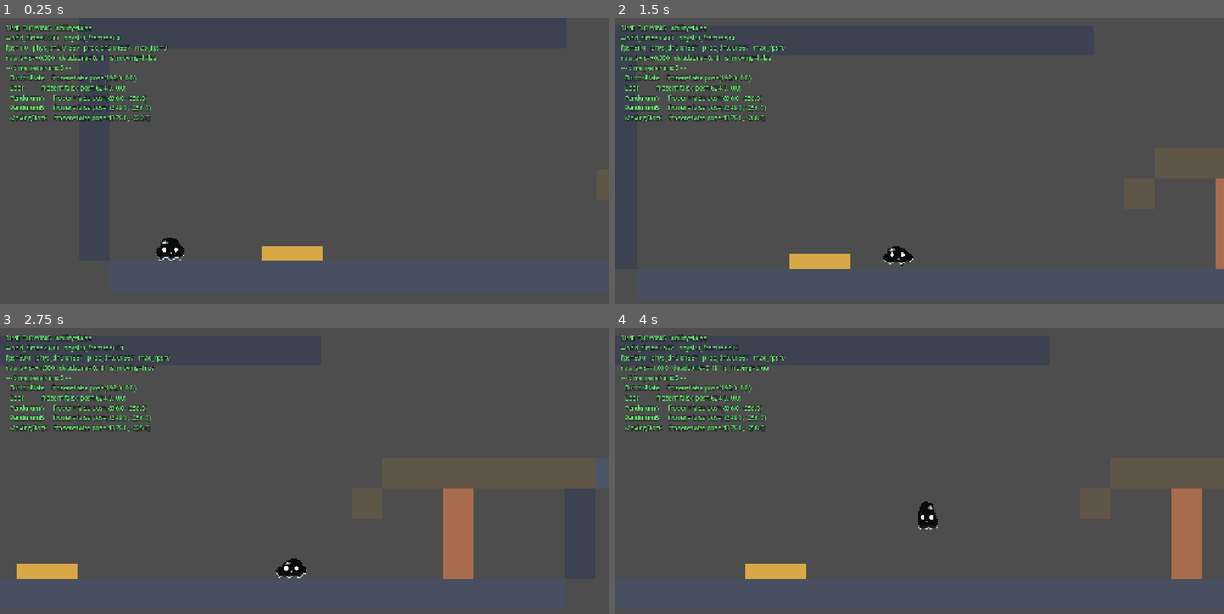
Above: before the commit, frames 1-4 (two rows, left to right).
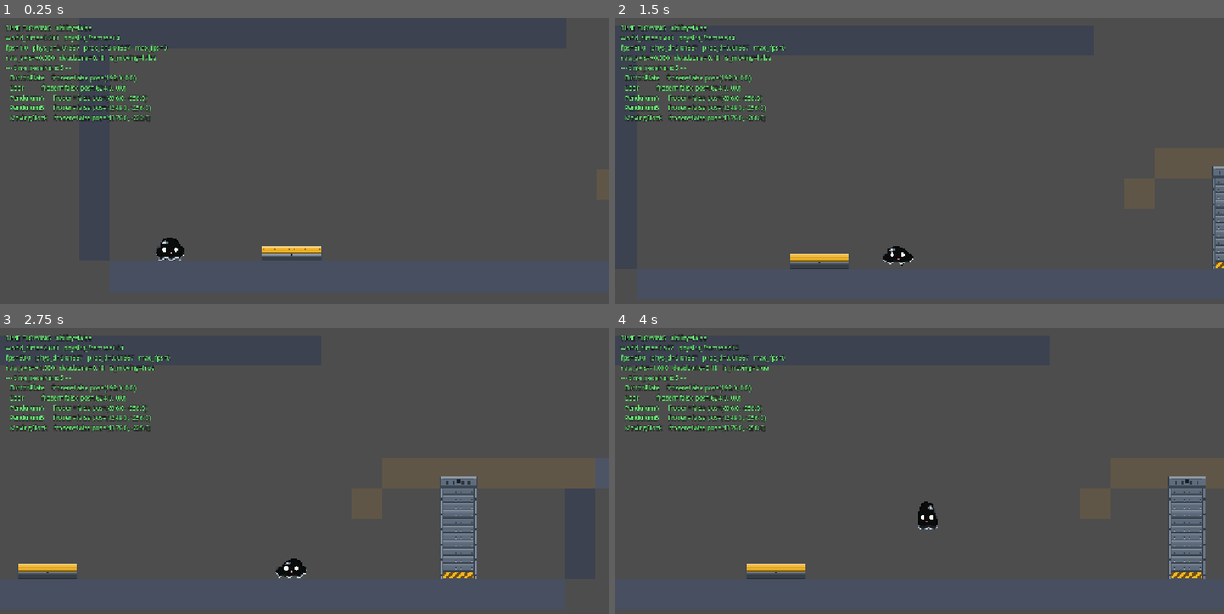
Above: after the commit, the same moments.

Repository: xiaoyukuki/upstream
Game: Godot game, scene res://scenes/levels/main.tscn
Same seed, same stepped clock (60 frames per second), same inputs: the game is played once before the commit and once after it.
Inputs (mouse positions are in pixels of both pictures, inside the frame that each line leads up to):
- Up to frame 1 (0.25 s): no input
- Up to frame 2 (1.5 s): tap Enter at 0.5 s; move the mouse to (1053, 172) at 0.52 s; hold D (move_right) 0.53-1.25 s; click (1053, 172) at 0.67 s; tap Space (jump) at 0.77 s; drag from (797, 206) to (889, 258) at 1.27 s
- Up to frame 3 (2.75 s): move the mouse to (365, 425) at 2.02 s; hold D (move_right) from 2.03 s (still down)
- Up to frame 4 (4 s): release D (move_right) at 2.75 s; drag from (889, 568) to (1132, 565) at 2.77 s; move the mouse to (1102, 551) at 3.52 s; hold A (move_left) from 3.53 s (still down); tap Space (jump) at 3.77 s

The runs differ from the first frame. In frame 1, 0.5% of the frame differs, in the area x 43-53%, y 79-85%; in frame 2, 1.1%; in frame 3, 2.5%; in frame 4, 2.6%, in the area x 21-97%, y 51-88%.

Commit message:
[art] 门与按钮换成无缝平铺立绘，删掉逐实例调色（D25）

Diff:
--- /dev/null
+++ b/assets/props/props.json
@@ -0,0 +1,107 @@
+{
+  "style": "ab",
+  "door_body": "deep",
+  "button_face": "accent2",
+  "led_socket": [
+    21,
+    30,
+    37
+  ],
+  "led_lit": [
+    158,
+    209,
+    227
+  ],
+  "button_socket": [
+    26,
+    38,
+    46
+  ],
+  "end_shade": [
+    67,
+    75,
+    86
+  ],
+  "m5_style": "g",
+  "gate_led_locked": [
+    250,
+    190,
+    74
+  ],
+  "gate_led_lit": [
+    182,
+    242,
+    248
+  ],
+  "gate_curtain": [
+    110,
+    230,
+    240
+  ],
+  "parts": {
+    "door_slat": [
+      16,
+      8
+    ],
+    "door_bottom": [
+      16,
+      8
+    ],
+    "door_jamb": [
+      4,
+      16
+    ],
+    "door_header": [
+      16,
+      12
+    ],
+    "door_header_cap_l": [
+      4,
+      12
+    ],
+    "door_header_cap_r": [
+      4,
+      12
+    ],
+    "button_top": [
+      16,
+      8
+    ],
+    "button_base": [
+      16,
+      8
+    ],
+    "spike_unit": [
+      16,
+      16
+    ],
+    "bar_pole_l": [
+      10,
+      18
+    ],
+    "bar_pole_r": [
+      10,
+      18
+    ],
+    "bar_live": [
+      16,
+      18
+    ],
+    "bar_off": [
+      16,
+      18
+    ],
+    "key_card": [
+      14,
+      10
+    ],
+    "terminal_idle": [
+      32,
+      12
+    ],
+    "terminal_saved": [
+      32,
+      12
+    ]
+  }
+}
--- a/scenes/objects/button_plate/button_plate.gd
+++ b/scenes/objects/button_plate/button_plate.gd
@@ -9,6 +9,9 @@
 ## 节点原点 = 面板底边中心（贴地）。触发带由 `sensor_height` 自动生成，
 ## 带心固定在 -Player.COLLISION_HALF_HEIGHT：Area2D 判的是碰撞盒重叠，
 ## 而玩家碰撞盒中心在地面以上 15 px，带子跨过那条线才踩得动。摆的时候不用管这个数。
+##
+## 立绘（D25）= 无缝平铺零件（`assets/props/`）：琥珀踩面 16x8 + 钢座 16x8（前唇 3 行、凹槽 5 行）。
+## 踩下时踩面沉进凹槽、前唇挡在它前面，前唇中央的青灯亮；调色板固定，不提供逐实例调色。
 ##
 ## @tool：改 width/sensor_height/press_depth 立刻重画面板与触发带。
 
@@ -27,24 +30,27 @@
 		sensor_height = value
 		_rebuild()
 
-## 面板踩下时下沉的像素数。
+## 面板踩下时下沉的像素数。凹槽只有 8 px 深，超过 8 的部分画面上夹住（见 `_draw`）。
 @export var press_depth: float = 8.0:
 	set(value):
 		press_depth = value
 		_rebuild()
 
-@export var plate_color: Color = Color(0.85, 0.66, 0.28):
-	set(value):
-		plate_color = value
-		_rebuild()
-
 var is_pressed: bool = false
 
 var _pending_unpress: bool = false
+## 面板当前下沉量（0..8），用真实 delta 缓动，见 `_process`。
+var _sink: float = 0.0
+
+const TEX_TOP: Texture2D = preload("res://assets/props/button_top.png")
+const TEX_BASE: Texture2D = preload("res://assets/props/button_base.png")
+## 数值与 props.json 的 end_shade / button_socket / led_lit 同源，verify_kit 会比对两边。
+const END_SHADE: Color = Color8(67, 75, 86)
+const SOCKET: Color = Color8(26, 38, 46)
+const LED_LIT: Color = Color8(158, 209, 227)
 
 @onready var _receiver: TimeReceiver = $TimeReceiver
 @onready var _collision: CollisionShape2D = $CollisionShape2D
-@onready var _visual: Polygon2D = $Visual
 
 
 func _ready() -> void:
@@ -57,8 +63,13 @@
 	if Engine.is_editor_hint():
 		return
 	# 用真实 delta：按钮面板是玩家身体的直接反馈，玩家豁免时停。
-	var target: float = press_depth if is_pressed else 0.0
-	_visual.position.y = lerpf(_visual.position.y, target, 1.0 - exp(-24.0 * delta))
+	var target: float = minf(press_depth, 8.0) if is_pressed else 0.0
+	var next: float = lerpf(_sink, target, 1.0 - exp(-24.0 * delta))
+	if absf(target - next) < 0.01:
+		next = target
+	if next != _sink:
+		_sink = next
+		queue_redraw()
 
 
 func _physics_process(_delta: float) -> void:
@@ -96,6 +107,7 @@
 		return
 	is_pressed = value
 	pressed_changed.emit(value)
+	queue_redraw()
 
 
 ## 只在值真的变了时才写，避免 @tool 每次装载场景都把编辑器标成「未保存修改」。
@@ -110,13 +122,35 @@
 	var band_center := Vector2(0.0, -Player.COLLISION_HALF_HEIGHT)
 	if _collision.position != band_center:
 		_collision.position = band_center
-	var polygon := PackedVector2Array([
-		Vector2(-width * 0.5, -16.0),
-		Vector2(width * 0.5, -16.0),
-		Vector2(width * 0.5, 0.0),
-		Vector2(-width * 0.5, 0.0),
-	])
-	if _visual.polygon != polygon:
-		_visual.polygon = polygon
-	if _visual.color != plate_color:
-		_visual.color = plate_color
+	queue_redraw()
+
+
+## 立绘三遍：凹槽内壁在面板后、面板、前唇在面板前。踩下时面板顶落到前唇顶那条线，
+## 露出来的只有前唇以下那截 —— 「沉进座里」靠遮挡关系读，不靠整块位移。
+## 零件横向平铺、右缘裁余料，width 填任意值都对得齐。
+func _draw() -> void:
+	var x0: float = -width * 0.5
+	var sink: float = clampf(_sink, 0.0, 8.0)
+	var top_y: float = -16.0 + sink
+	_tile(TEX_BASE, x0, -5.0, width, 5.0, 3.0)
+	_tile(TEX_TOP, x0, top_y, width, 8.0)
+	_tile(TEX_BASE, x0, -8.0, width, 3.0)
+	draw_rect(Rect2(x0, top_y, 1.0, -top_y), END_SHADE)
+	draw_rect(Rect2(x0 + width - 1.0, top_y, 1.0, -top_y), END_SHADE)
+	draw_rect(Rect2(-1.0, -8.0, 2.0, 2.0), SOCKET)
+	if is_pressed:
+		draw_rect(Rect2(-1.0, -8.0, 2.0, 2.0), LED_LIT)
+
+
+func _tile(tex: Texture2D, x: float, y: float, w: float, h: float, src_y: float = 0.0) -> void:
+	var cw: float = tex.get_width()
+	var ch: float = tex.get_height() - src_y
+	var cx: float = x
+	while cx < x + w - 0.001:
+		var tw: float = minf(cw, x + w - cx)
+		var cy: float = y
+		while cy < y + h - 0.001:
+			var th: float = minf(ch, y + h - cy)
+			draw_texture_rect_region(tex, Rect2(cx, cy, tw, th), Rect2(0.0, src_y, tw, th))
+			cy += th
+		cx += tw
--- a/scenes/objects/button_plate/button_plate.tscn
+++ b/scenes/objects/button_plate/button_plate.tscn
@@ -1,24 +1,20 @@
-[gd_scene load_steps=4 format=3]
+[gd_scene format=3 uid="uid://bsdanerrbebbj"]
 
-[ext_resource type="Script" path="res://scenes/objects/button_plate/button_plate.gd" id="1"]
-[ext_resource type="Script" path="res://components/time_receiver.gd" id="2"]
+[ext_resource type="Script" uid="uid://bxxid1jbgnsha" path="res://scenes/objects/button_plate/button_plate.gd" id="1"]
+[ext_resource type="Script" uid="uid://dh02tvlfh77fj" path="res://components/time_receiver.gd" id="2"]
 
 [sub_resource type="RectangleShape2D" id="RectangleShape2D_sensor"]
 size = Vector2(64, 24)
 
-[node name="ButtonPlate" type="Area2D"]
+[node name="ButtonPlate" type="Area2D" unique_id=1995099912]
 collision_layer = 8
 collision_mask = 2
 monitorable = false
 script = ExtResource("1")
 
-[node name="CollisionShape2D" type="CollisionShape2D" parent="."]
+[node name="CollisionShape2D" type="CollisionShape2D" parent="." unique_id=455598449]
 position = Vector2(0, -15)
 shape = SubResource("RectangleShape2D_sensor")
 
-[node name="Visual" type="Polygon2D" parent="."]
-polygon = PackedVector2Array(-32, -16, 32, -16, 32, 0, -32, 0)
-color = Color(0.85, 0.66, 0.28, 1)
-
-[node name="TimeReceiver" type="Node" parent="."]
+[node name="TimeReceiver" type="Node" parent="." unique_id=1628952413]
 script = ExtResource("2")
--- a/scenes/objects/door/door.gd
+++ b/scenes/objects/door/door.gd
@@ -21,6 +21,11 @@
 ## 关门压到玩家头顶时**停住**，不是把人挤开：StaticBody2D 改尺寸推不动任何 body，
 ## 旧版那一下横弹是玩家下一帧 `move_and_slide()` 发现自己陷进门板后的脱困副产物。
 ## 夹的仍然只是 `_progress`，所以"碰撞体 == 画出来的门扇"与纯函数位置模型都不破。
+##
+## 立绘（D25）= 无缝平铺零件（`assets/props/`，`tools/gen_props.py --emit` 落盘）：
+## 门柱 4x16、门楣 16x12 + 4x12 端帽、卷帘板 16x8、底边警示条 16x8，`_draw()` 按当前开度平铺。
+## 调色板固定为 AB 实验室一套（深钢 + 琥珀警示 + 青状态灯），不再提供逐实例调色 ——
+## 明度对比是和白墙/钢地量出来的契约，任改一个色就可能让门融进背景。
 ##
 ## @tool：检查器里改 height/width 立刻反映到门扇与碰撞体，摆门不用先运行游戏。
 
@@ -53,11 +58,6 @@
 		trigger = value
 		_reconnect_trigger()
 
-@export var panel_color: Color = Color(0.66, 0.42, 0.3):
-	set(value):
-		panel_color = value
-		_apply(_progress)
-
 var is_open: bool = false
 ## 关门时撞上了玩家头顶、正停在他的头骨上。给日志与自测读，不参与任何判定。
 var is_blocked: bool = false
@@ -85,10 +85,21 @@
 const HOLD_MARGIN: float = 0.5
 ## 停在头顶时留的手动余量，见 `_clamp_squeeze`。
 const CONTACT_SLACK: float = 0.1
+## 立绘零件（D25）：tools/gen_props.py --emit 落盘，尺寸清单在 assets/props/props.json。
+## 门扇可见高度逐帧在变，整张纹理要么拉伸要么写死尺寸，所以立绘只能是无缝平铺的小零件。
+const TEX_SLAT: Texture2D = preload("res://assets/props/door_slat.png")
+const TEX_BOTTOM: Texture2D = preload("res://assets/props/door_bottom.png")
+const TEX_JAMB: Texture2D = preload("res://assets/props/door_jamb.png")
+const TEX_HEADER: Texture2D = preload("res://assets/props/door_header.png")
+const TEX_HEADER_L: Texture2D = preload("res://assets/props/door_header_cap_l.png")
+const TEX_HEADER_R: Texture2D = preload("res://assets/props/door_header_cap_r.png")
+## 状态灯靠明度编码（亮/灭差在明度不只是色相），M3 去饱和后仍读得出「开着」。
+## 数值与 props.json 的 led_socket / led_lit 同源，verify_kit 会比对两边。
+const LED_SOCKET: Color = Color8(21, 30, 37)
+const LED_LIT: Color = Color8(158, 209, 227)
 
 @onready var _receiver: TimeReceiver = $TimeReceiver
 @onready var _collision: CollisionShape2D = $CollisionShape2D
-@onready var _visual: Polygon2D = $Visual
 
 
 func _ready() -> void:
@@ -181,6 +192,7 @@
 	is_open = value
 	_direction = 1 if value else -1
 	open_changed.emit(value)
+	queue_redraw()
 
 
 ## 换触发源必须先解掉旧连接：在检查器里改一次属性就重连一次，
@@ -224,8 +236,9 @@
 		queue_redraw()
 
 
-## 辅助线只给摆图的人看，运行时不该出现在画面里 —— 与触发带同一原则。
+## 立绘任何进程都画；触发源辅助线只给摆图的人看，运行时不该出现在画面里 —— 与触发带同一原则。
 func _draw() -> void:
+	_draw_shutter()
 	if not Engine.is_editor_hint():
 		return
 	var source: Node = _trigger_source()
@@ -235,6 +248,52 @@
 	_link_end = point
 	draw_line(Vector2.ZERO, point, LINK_COLOR, 2.0)
 	draw_circle(point, 5.0, LINK_COLOR)
+
+
+## 门柱 / 门楣 / 卷帘 / 警示底边都按当前尺寸平铺零件，右缘底缘裁余料，
+## 所以 width / height 填任意值都对得齐（导出项不保证是 16 的倍数）。
+## 冻结时 _physics_process 不调 _apply，开度停在当前值，画出来的也就是当前值，没有中间态。
+func _draw_shutter() -> void:
+	var x0: float = -width * 0.5
+	var top: float = -height
+	_tile(TEX_JAMB, x0 - 4.0, top - 12.0, 4.0, height + 12.0)
+	_tile(TEX_JAMB, x0 + width, top - 12.0, 4.0, height + 12.0)
+	draw_texture_rect_region(TEX_HEADER_L, Rect2(x0 - 4.0, top - 12.0, 4.0, 12.0), Rect2(0.0, 0.0, 4.0, 12.0))
+	_tile(TEX_HEADER, x0, top - 12.0, width, 12.0)
+	draw_texture_rect_region(TEX_HEADER_R, Rect2(x0 + width, top - 12.0, 4.0, 12.0), Rect2(0.0, 0.0, 4.0, 12.0))
+	draw_rect(Rect2(-2.0, top - 8.0, 4.0, 4.0), LED_SOCKET)
+	if is_open:
+		draw_rect(Rect2(-1.0, top - 7.0, 2.0, 2.0), LED_LIT)
+	# 向整像素行对齐只许往收的方向舍：四舍五入会把门底画得比碰撞体低半像素，
+	# 看上去就是门压进了玩家头顶（接触让位保证的是碰撞体，画面不能比它更狠）。
+	var vis: float = floorf(height * (1.0 - _progress))
+	if vis <= 0.0:
+		return
+	var band: float = minf(8.0, vis)
+	if vis - band > 0.0:
+		_tile(TEX_SLAT, x0, top, width, vis - band)
+	_tile(TEX_BOTTOM, x0, top + vis - band, width, band)
+
+
+func _tile(tex: Texture2D, x: float, y: float, w: float, h: float) -> void:
+	var cw: float = tex.get_width()
+	var ch: float = tex.get_height()
+	var cx: float = x
+	while cx < x + w - 0.001:
+		var tw: float = minf(cw, x + w - cx)
+		var cy: float = y
+		while cy < y + h - 0.001:
+			var th: float = minf(ch, y + h - cy)
+			draw_texture_rect_region(tex, Rect2(cx, cy, tw, th), Rect2(0.0, 0.0, tw, th))
+			cy += th
+		cx += tw
+
+
+## 本帧画出来的门扇本地矩形。和碰撞体是同一套算术；守门拿它比对碰撞体，
+## 将来谁只改一边，这条会当场响。
+func shutter_rect() -> Rect2:
+	var vis: float = floorf(height * (1.0 - _progress))
+	return Rect2(-width * 0.5, -height, width, vis)
 
 
 ## 冻结时不调用，因此停在当前开度；开度到几就画几，没有中间态。
@@ -248,13 +307,4 @@
 	var shape_position := Vector2(0.0, -height + h * 0.5)
 	if _collision.position != shape_position:
 		_collision.position = shape_position
-	var polygon := PackedVector2Array([
-		Vector2(-width * 0.5, -height),
-		Vector2(width * 0.5, -height),
-		Vector2(width * 0.5, -height + h),
-		Vector2(-width * 0.5, -height + h),
-	])
-	if _visual.polygon != polygon:
-		_visual.polygon = polygon
-	if _visual.color != panel_color:
-		_visual.color = panel_color
+	queue_redraw()
--- a/scenes/objects/door/door.tscn
+++ b/scenes/objects/door/door.tscn
@@ -15,10 +15,5 @@
 position = Vector2(0, -48)
 shape = SubResource("RectangleShape2D_panel")
 
-[node name="Visual" type="Polygon2D" parent="."]
-z_index = -10
-polygon = PackedVector2Array(-16, -96, 16, -96, 16, 0, -16, 0)
-color = Color(0.66, 0.42, 0.3, 1)
-
 [node name="TimeReceiver" type="Node" parent="."]
 script = ExtResource("2")
--- a/tools/kit_selftest.gd
+++ b/tools/kit_selftest.gd
@@ -53,9 +53,9 @@
 	var door_collision = door.get_node("CollisionShape2D")
 	var rect := door_collision.shape as RectangleShape2D
 	_check("全开时碰撞体收零", rect.size.y < 0.01)
-	var panel_visual = door.get_node("Visual")
-	var panel: PackedVector2Array = panel_visual.polygon
-	_check("门扇与碰撞体同高（画出来的是同一截）", absf(panel[2].y - panel[0].y) < 0.01)
+	var sr: Rect2 = door.shutter_rect()
+	_check("画出来的门扇与碰撞体同宽同高（同一截）",
+		absf(sr.size.y - rect.size.y) < 0.01 and absf(sr.size.x - rect.size.x) < 0.01)
 
 	block.elapsed_path_time = 0.0
 	block.global_position = BLOCK_ANCHOR
@@ -154,8 +154,10 @@
 	_check("挡住时挂着 is_blocked", squeezer.is_blocked)
 	_check("玩家没有被挤开", absf(hero.global_position.x - squeeze_x) < 0.05)
 	_check("玩家也没有被顶离地面", absf(hero.global_position.y + Player.COLLISION_HALF_HEIGHT) < 0.05)
-	var vis: PackedVector2Array = (squeezer.get_node("Visual") as Polygon2D).polygon
-	_check("压住时门扇底边仍等于碰撞体底边", absf(vis[3].y - _panel_bottom_local(squeezer)) < 0.01)
+	var sr2: Rect2 = squeezer.shutter_rect()
+	var bottom_gap: float = _panel_bottom_local(squeezer) - (sr2.position.y + sr2.size.y)
+	_check("压住时画出来的门底不低于碰撞体底、至多差一行像素（差 %.2f）" % bottom_gap,
+		bottom_gap >= -0.001 and bottom_gap < 1.0)
 
 	var held: float = squeezer._progress
 	await _frame(30)
Binary file added: assets/props/bar_live.png
Not shown, added: assets/props/bar_live.png.import
Binary file added: assets/props/bar_off.png
Not shown, added: assets/props/bar_off.png.import
Binary file added: assets/props/bar_pole_l.png
Not shown, added: assets/props/bar_pole_l.png.import
Binary file added: assets/props/bar_pole_r.png
Not shown, added: assets/props/bar_pole_r.png.import
Binary file added: assets/props/button_base.png
Not shown, added: assets/props/button_base.png.import
Binary file added: assets/props/button_top.png
Not shown, added: assets/props/button_top.png.import
(and 30 more such lines)
